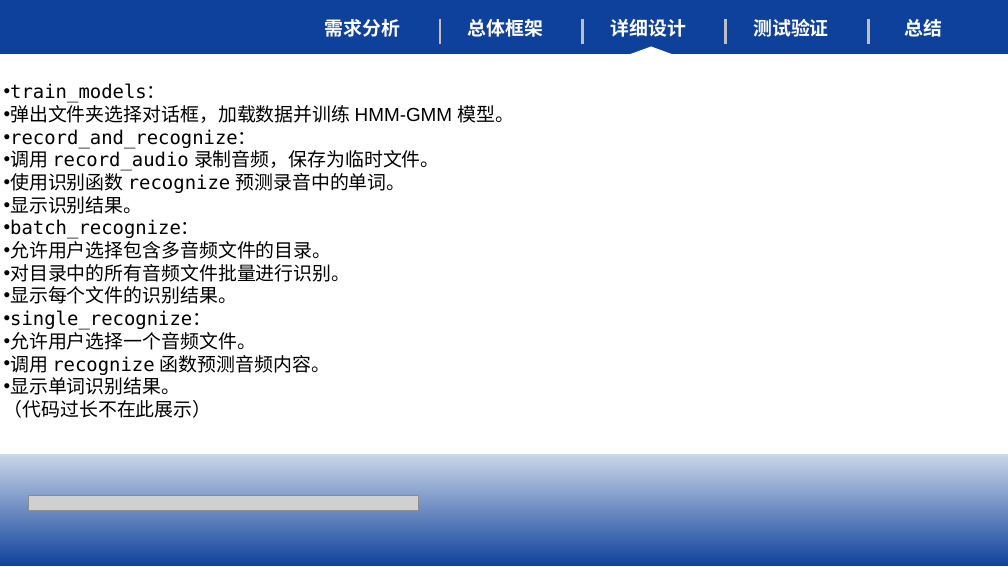
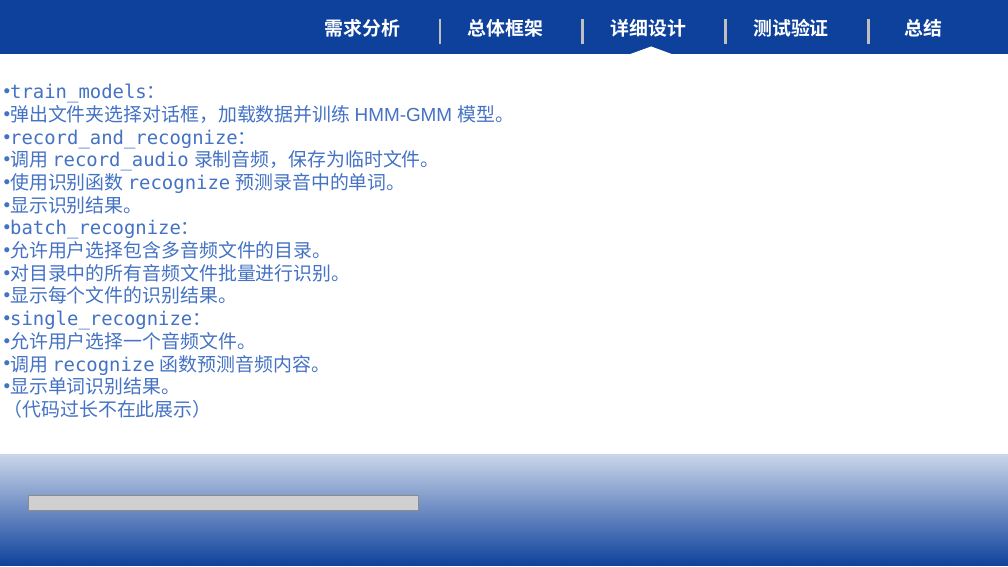
Before and after one commit to donk8/voice-recognition, a slide deck: slide 24 of Python期末答辩.pptx (slide 23 before the commit). Drawn at 1008x567 pixels with LibreOffice and Linux fonts; fonts in the diff are those of the drawing; grey boxes stand for pictures. Boxes give left, top, right and bottom in pixels: in the first picture for what was removed or moved away, otherwise in the second. Text is boxed around its words. In the diff, an @@ line names an element or a change of style, - is before the commit and + after.

Commit message:
Add files via upload
the final ppt

```diff
--- a/Python期末答辩.pptx
+++ b/Python期末答辩.pptx
@@ text "train_models：" at (x1=4, y1=83, x2=515, y2=418): text colour #000000 to #4472C4 @@
```
Also in this commit, not shown: 4 other slides changed, 3 slides added, 1 slide removed.
